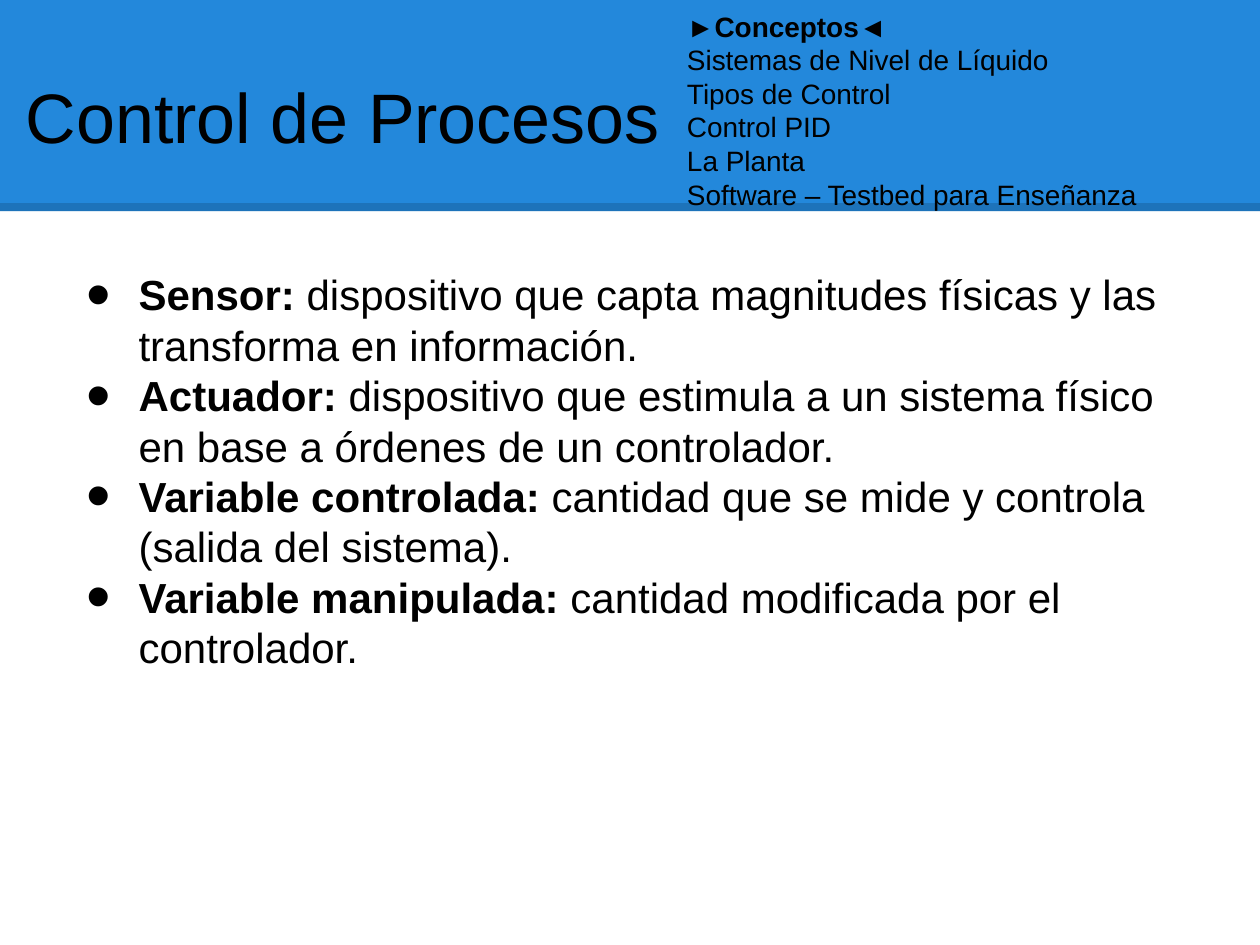
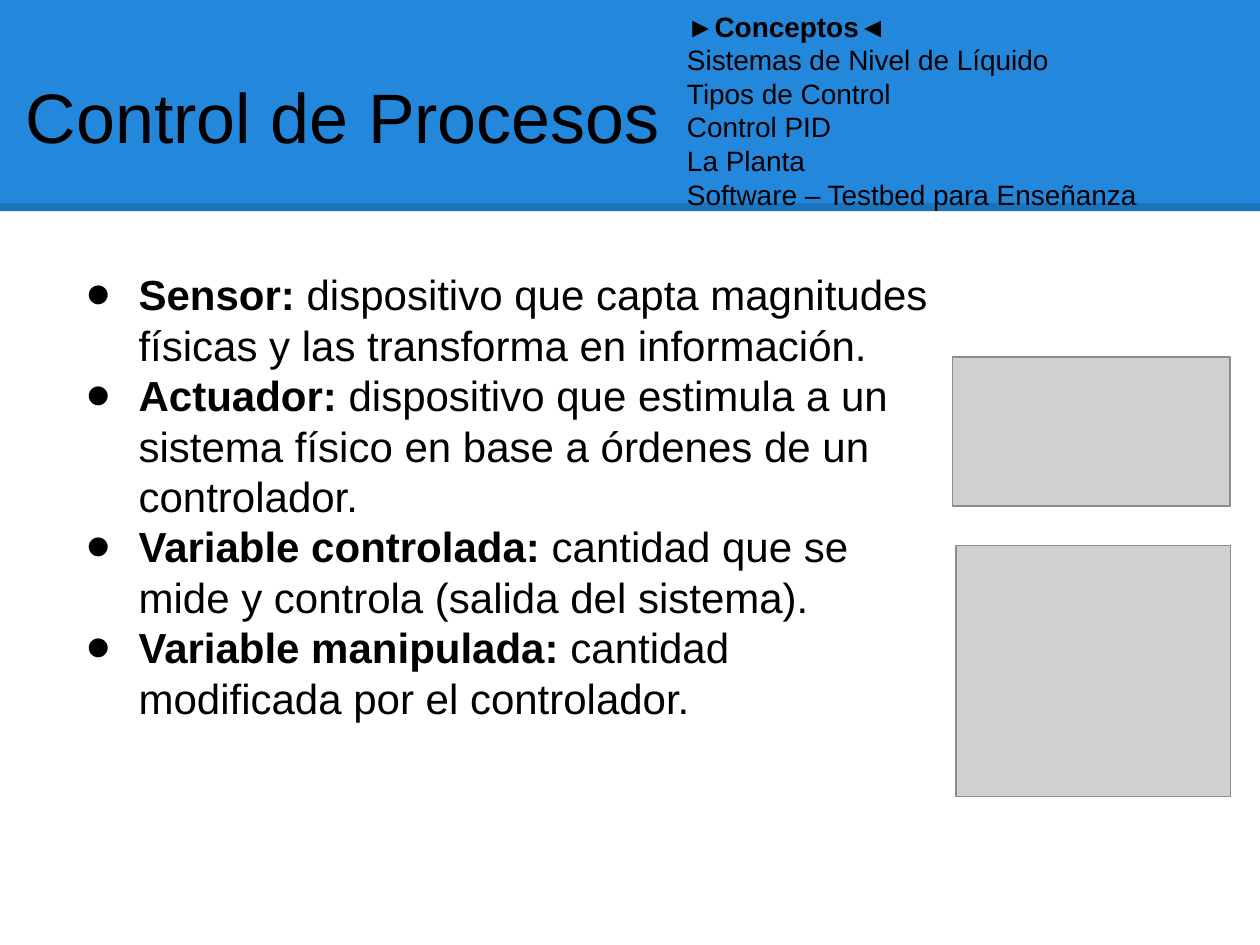
Before and after one commit to pablodroca/testbed-controldeprocesos, a slide deck: slide 4 of doc/Sistema Testbed - Presentacion al Cliente.odp. Drawn at 1260x945 pixels with LibreOffice and Linux fonts; fonts in the diff are those of the drawing; grey boxes stand for pictures. Boxes give left, top, right and bottom in pixels: in the first picture for what was removed or moved away, otherwise in the second. Text is boxed around its words. In the diff, an @@ line names an element or a change of style, - is before the commit and + after.

```diff
--- a/doc/Sistema Testbed - Presentacion al Cliente.odp
+++ b/doc/Sistema Testbed - Presentacion al Cliente.odp
@@ text "Sensor: dispositivo que capta magnitudes ..." rewrapped from [139,279,1156,664] to [139,279,927,722] @@
@@ picture added at [953,357,1230,505] @@
@@ picture added at [956,546,1231,796] @@
```
Also in this commit, not shown: 6 other slides changed, 2 other files.
